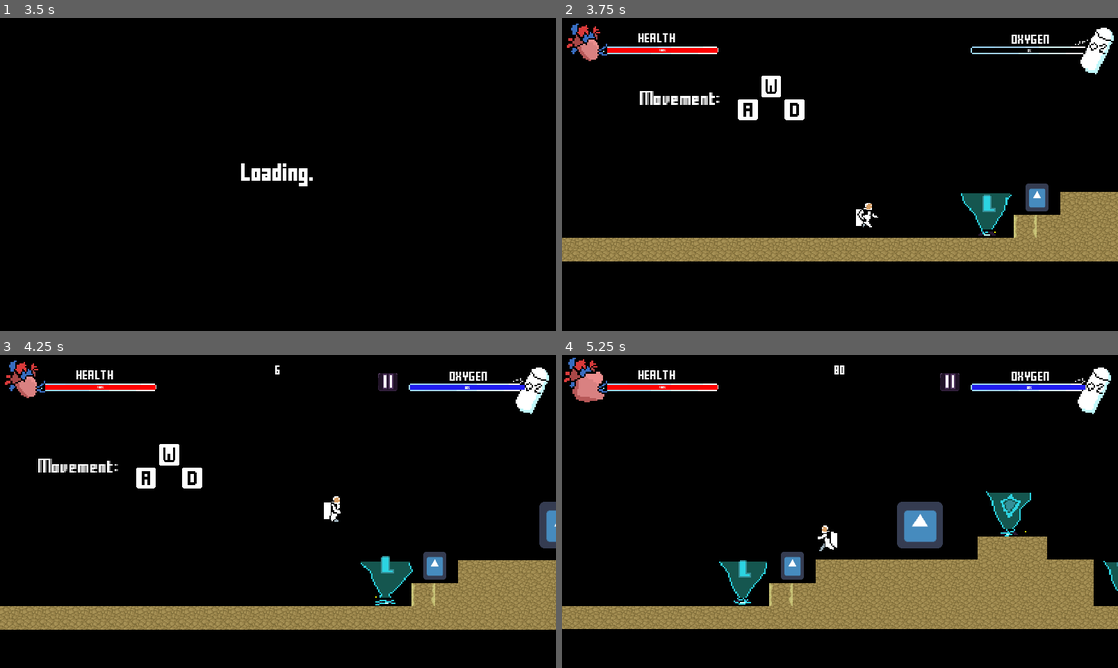
Above: before the commit, frames 1-4 (two rows, left to right).
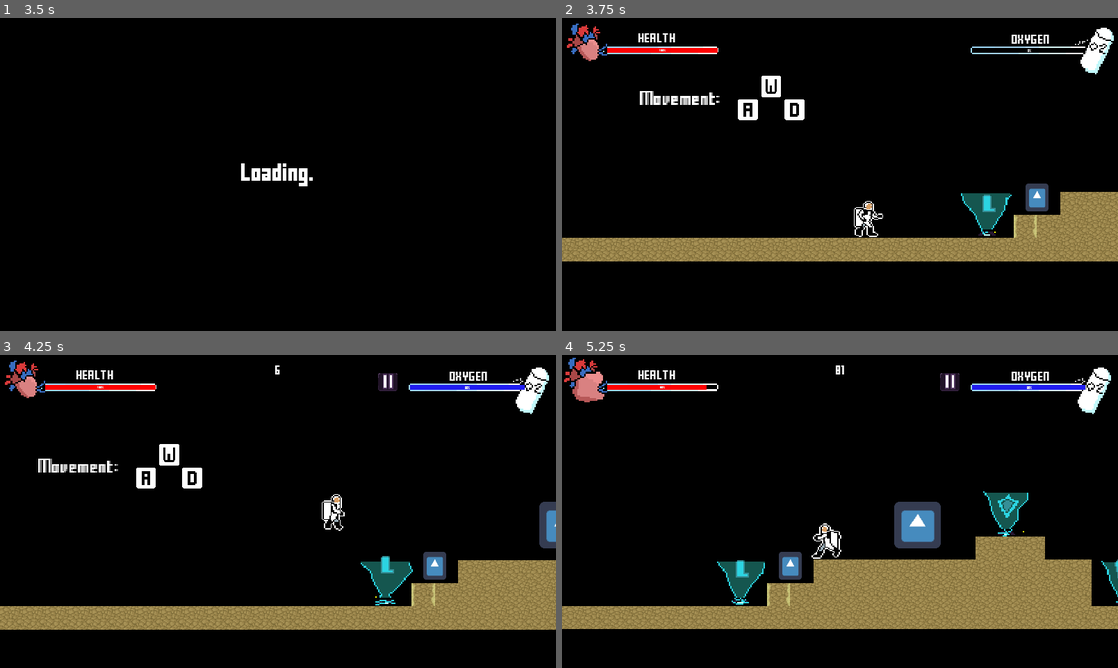
Above: after the commit, the same moments.

Repository: Kreateer/game-off-2020
Game: Godot game, scene res://scenes/Main.tscn
Two runs of this game, one before a commit and one after it. Both use one fixed random seed, a clock stepped at 60 frames per second and the inputs below. The engine's default icon, where the game draws it, is replaced by a stand-in: a white triangle on a blue panel in a dark square.
Inputs (mouse positions are in pixels of both pictures, inside the frame that each line leads up to):
- Up to frame 1 (3.5 s): click (278, 202) at 0.5 s; move the mouse to (400, 158) at 1.27 s; hold D (right) 1.28-2.78 s; click (400, 158) at 1.42 s; tap W (jump) at 1.52, 2.27 s; tap Enter at 2 s; move the mouse to (166, 190) at 2.02 s; move the mouse to (333, 105) at 2.77 s; hold A (left) from 2.78 s (still down)
- Up to frame 2 (3.75 s): tap Space at 3.5 s; move the mouse to (812, 237) at 3.52 s; release A (left) at 3.53 s; hold D (right) from 3.53 s (still down); click (812, 237) at 3.67 s
- Up to frame 3 (4.25 s): keep holding D (right); tap W (jump) at 3.77 s
- Up to frame 4 (5.25 s): move the mouse to (1006, 558) at 4.27 s; tap W (jump) at 4.52 s; move the mouse to (673, 464) at 5.02 s; release D (right) at 5.03 s; hold A (left) from 5.03 s (still down)

Frame 1 is identical in both runs. In frame 2, less than 0.1% of the frame differs, in the area x 52-58%, y 58-70%; in frame 3, less than 0.1%; in frame 4, 7.1%, in the area x 0-100%, y 3-88%.

Commit message:
Add new Player animations

Diff:
--- a/scenes/Player.tscn
+++ b/scenes/Player.tscn
@@ -1,153 +1,191 @@
-[gd_scene load_steps=36 format=2]
+[gd_scene load_steps=47 format=2]
 
 [ext_resource path="res://scripts/Player.gd" type="Script" id=1]
 [ext_resource path="res://assets/art/characters/player/Player_walk_animation.png" type="Texture" id=2]
-[ext_resource path="res://assets/art/characters/player/Player_walk_animationt_left.png" type="Texture" id=3]
-
-[sub_resource type="AtlasTexture" id=18]
+[ext_resource path="res://assets/art/characters/player/LunaRun_Astronaut_Idle_outlined.png" type="Texture" id=3]
+[ext_resource path="res://assets/art/characters/player/LunaRun_Astronaut_WalkCycle_outlined.png" type="Texture" id=4]
+[ext_resource path="res://assets/art/characters/player/LunaRun_Astronaut_WalkCycle_outlined_left.png" type="Texture" id=5]
+
+[sub_resource type="AtlasTexture" id=1]
+atlas = ExtResource( 5 )
+region = Rect2( 0, 0, 64, 64 )
+
+[sub_resource type="AtlasTexture" id=2]
+atlas = ExtResource( 5 )
+region = Rect2( 64, 0, 64, 64 )
+
+[sub_resource type="AtlasTexture" id=3]
+atlas = ExtResource( 5 )
+region = Rect2( 128, 0, 64, 64 )
+
+[sub_resource type="AtlasTexture" id=4]
+atlas = ExtResource( 5 )
+region = Rect2( 192, 0, 64, 64 )
+
+[sub_resource type="AtlasTexture" id=5]
+atlas = ExtResource( 5 )
+region = Rect2( 256, 0, 64, 64 )
+
+[sub_resource type="AtlasTexture" id=6]
+atlas = ExtResource( 5 )
+region = Rect2( 320, 0, 64, 64 )
+
+[sub_resource type="AtlasTexture" id=7]
+atlas = ExtResource( 5 )
+region = Rect2( 384, 0, 64, 64 )
+
+[sub_resource type="AtlasTexture" id=8]
+atlas = ExtResource( 5 )
+region = Rect2( 448, 0, 64, 64 )
+
+[sub_resource type="AtlasTexture" id=9]
+atlas = ExtResource( 5 )
+region = Rect2( 512, 0, 64, 64 )
+
+[sub_resource type="AtlasTexture" id=10]
+atlas = ExtResource( 5 )
+region = Rect2( 576, 0, 64, 64 )
+
+[sub_resource type="AtlasTexture" id=11]
+atlas = ExtResource( 5 )
+region = Rect2( 640, 0, 64, 64 )
+
+[sub_resource type="AtlasTexture" id=12]
+atlas = ExtResource( 5 )
+region = Rect2( 704, 0, 64, 64 )
+
+[sub_resource type="AtlasTexture" id=13]
+atlas = ExtResource( 5 )
+region = Rect2( 768, 0, 64, 64 )
+
+[sub_resource type="AtlasTexture" id=14]
+atlas = ExtResource( 5 )
+region = Rect2( 832, 0, 64, 64 )
+
+[sub_resource type="AtlasTexture" id=15]
 atlas = ExtResource( 2 )
 region = Rect2( 640, 0, 64, 64 )
 
+[sub_resource type="AtlasTexture" id=16]
+atlas = ExtResource( 4 )
+region = Rect2( 0, 0, 64, 64 )
+
+[sub_resource type="AtlasTexture" id=17]
+atlas = ExtResource( 4 )
+region = Rect2( 64, 0, 64, 64 )
+
+[sub_resource type="AtlasTexture" id=18]
+atlas = ExtResource( 4 )
+region = Rect2( 128, 0, 64, 64 )
+
 [sub_resource type="AtlasTexture" id=19]
+atlas = ExtResource( 4 )
+region = Rect2( 192, 0, 64, 64 )
+
+[sub_resource type="AtlasTexture" id=20]
+atlas = ExtResource( 4 )
+region = Rect2( 256, 0, 64, 64 )
+
+[sub_resource type="AtlasTexture" id=21]
+atlas = ExtResource( 4 )
+region = Rect2( 320, 0, 64, 64 )
+
+[sub_resource type="AtlasTexture" id=22]
+atlas = ExtResource( 4 )
+region = Rect2( 384, 0, 64, 64 )
+
+[sub_resource type="AtlasTexture" id=23]
+atlas = ExtResource( 4 )
+region = Rect2( 448, 0, 64, 64 )
+
+[sub_resource type="AtlasTexture" id=24]
+atlas = ExtResource( 4 )
+region = Rect2( 512, 0, 64, 64 )
+
+[sub_resource type="AtlasTexture" id=25]
+atlas = ExtResource( 4 )
+region = Rect2( 576, 0, 64, 64 )
+
+[sub_resource type="AtlasTexture" id=26]
+atlas = ExtResource( 4 )
+region = Rect2( 640, 0, 64, 64 )
+
+[sub_resource type="AtlasTexture" id=27]
+atlas = ExtResource( 4 )
+region = Rect2( 704, 0, 64, 64 )
+
+[sub_resource type="AtlasTexture" id=28]
+atlas = ExtResource( 4 )
+region = Rect2( 768, 0, 64, 64 )
+
+[sub_resource type="AtlasTexture" id=29]
+atlas = ExtResource( 4 )
+region = Rect2( 832, 0, 64, 64 )
+
+[sub_resource type="AtlasTexture" id=30]
 atlas = ExtResource( 3 )
 region = Rect2( 0, 0, 64, 64 )
 
-[sub_resource type="AtlasTexture" id=20]
+[sub_resource type="AtlasTexture" id=31]
 atlas = ExtResource( 3 )
 region = Rect2( 64, 0, 64, 64 )
 
-[sub_resource type="AtlasTexture" id=21]
+[sub_resource type="AtlasTexture" id=32]
 atlas = ExtResource( 3 )
 region = Rect2( 128, 0, 64, 64 )
 
-[sub_resource type="AtlasTexture" id=22]
+[sub_resource type="AtlasTexture" id=33]
 atlas = ExtResource( 3 )
 region = Rect2( 192, 0, 64, 64 )
 
-[sub_resource type="AtlasTexture" id=23]
+[sub_resource type="AtlasTexture" id=34]
 atlas = ExtResource( 3 )
 region = Rect2( 256, 0, 64, 64 )
 
-[sub_resource type="AtlasTexture" id=24]
+[sub_resource type="AtlasTexture" id=35]
 atlas = ExtResource( 3 )
 region = Rect2( 320, 0, 64, 64 )
 
-[sub_resource type="AtlasTexture" id=25]
+[sub_resource type="AtlasTexture" id=36]
 atlas = ExtResource( 3 )
 region = Rect2( 384, 0, 64, 64 )
 
-[sub_resource type="AtlasTexture" id=26]
+[sub_resource type="AtlasTexture" id=37]
 atlas = ExtResource( 3 )
 region = Rect2( 448, 0, 64, 64 )
 
-[sub_resource type="AtlasTexture" id=27]
+[sub_resource type="AtlasTexture" id=38]
 atlas = ExtResource( 3 )
 region = Rect2( 512, 0, 64, 64 )
 
-[sub_resource type="AtlasTexture" id=28]
+[sub_resource type="AtlasTexture" id=39]
 atlas = ExtResource( 3 )
 region = Rect2( 576, 0, 64, 64 )
 
-[sub_resource type="AtlasTexture" id=29]
-atlas = ExtResource( 3 )
-region = Rect2( 640, 0, 64, 64 )
-
-[sub_resource type="AtlasTexture" id=30]
-atlas = ExtResource( 3 )
-region = Rect2( 704, 0, 64, 64 )
-
-[sub_resource type="AtlasTexture" id=31]
-atlas = ExtResource( 3 )
-region = Rect2( 768, 0, 64, 64 )
-
-[sub_resource type="AtlasTexture" id=32]
-atlas = ExtResource( 3 )
-region = Rect2( 832, 0, 64, 64 )
-
-[sub_resource type="AtlasTexture" id=3]
-atlas = ExtResource( 2 )
-region = Rect2( 0, 0, 64, 64 )
-
-[sub_resource type="AtlasTexture" id=4]
-atlas = ExtResource( 2 )
-region = Rect2( 64, 0, 64, 64 )
-
-[sub_resource type="AtlasTexture" id=5]
-atlas = ExtResource( 2 )
-region = Rect2( 128, 0, 64, 64 )
-
-[sub_resource type="AtlasTexture" id=6]
-atlas = ExtResource( 2 )
-region = Rect2( 192, 0, 64, 64 )
-
-[sub_resource type="AtlasTexture" id=7]
-atlas = ExtResource( 2 )
-region = Rect2( 256, 0, 64, 64 )
-
-[sub_resource type="AtlasTexture" id=8]
-atlas = ExtResource( 2 )
-region = Rect2( 320, 0, 64, 64 )
-
-[sub_resource type="AtlasTexture" id=9]
-atlas = ExtResource( 2 )
-region = Rect2( 384, 0, 64, 64 )
-
-[sub_resource type="AtlasTexture" id=10]
-atlas = ExtResource( 2 )
-region = Rect2( 448, 0, 64, 64 )
-
-[sub_resource type="AtlasTexture" id=11]
-atlas = ExtResource( 2 )
-region = Rect2( 512, 0, 64, 64 )
-
-[sub_resource type="AtlasTexture" id=12]
-atlas = ExtResource( 2 )
-region = Rect2( 576, 0, 64, 64 )
-
-[sub_resource type="AtlasTexture" id=13]
-atlas = ExtResource( 2 )
-region = Rect2( 640, 0, 64, 64 )
-
-[sub_resource type="AtlasTexture" id=14]
-atlas = ExtResource( 2 )
-region = Rect2( 704, 0, 64, 64 )
-
-[sub_resource type="AtlasTexture" id=15]
-atlas = ExtResource( 2 )
-region = Rect2( 768, 0, 64, 64 )
-
-[sub_resource type="AtlasTexture" id=16]
-atlas = ExtResource( 2 )
-region = Rect2( 832, 0, 64, 64 )
-
-[sub_resource type="AtlasTexture" id=17]
-atlas = ExtResource( 2 )
-region = Rect2( 512, 0, 64, 64 )
-
-[sub_resource type="SpriteFrames" id=1]
+[sub_resource type="SpriteFrames" id=40]
 animations = [ {
-"frames": [ SubResource( 18 ) ],
+"frames": [ SubResource( 1 ), SubResource( 2 ), SubResource( 3 ), SubResource( 4 ), SubResource( 5 ), SubResource( 6 ), SubResource( 7 ), SubResource( 8 ), SubResource( 9 ), SubResource( 10 ), SubResource( 11 ), SubResource( 12 ), SubResource( 13 ), SubResource( 14 ) ],
+"loop": true,
+"name": "WalkLeft",
+"speed": 12.0
+}, {
+"frames": [ SubResource( 15 ) ],
 "loop": true,
 "name": "Jump",
 "speed": 12.0
 }, {
-"frames": [ SubResource( 19 ), SubResource( 20 ), SubResource( 21 ), SubResource( 22 ), SubResource( 23 ), SubResource( 24 ), SubResource( 25 ), SubResource( 26 ), SubResource( 27 ), SubResource( 28 ), SubResource( 29 ), SubResource( 30 ), SubResource( 31 ), SubResource( 32 ) ],
-"loop": true,
-"name": "WalkLeft",
-"speed": 12.0
-}, {
-"frames": [ SubResource( 3 ), SubResource( 4 ), SubResource( 5 ), SubResource( 6 ), SubResource( 7 ), SubResource( 8 ), SubResource( 9 ), SubResource( 10 ), SubResource( 11 ), SubResource( 12 ), SubResource( 13 ), SubResource( 14 ), SubResource( 15 ), SubResource( 16 ) ],
+"frames": [ SubResource( 16 ), SubResource( 17 ), SubResource( 18 ), SubResource( 19 ), SubResource( 20 ), SubResource( 21 ), SubResource( 22 ), SubResource( 23 ), SubResource( 24 ), SubResource( 25 ), SubResource( 26 ), SubResource( 27 ), SubResource( 28 ), SubResource( 29 ) ],
 "loop": true,
 "name": "WalkRight",
 "speed": 12.0
 }, {
-"frames": [ SubResource( 17 ) ],
+"frames": [ SubResource( 30 ), SubResource( 31 ), SubResource( 32 ), SubResource( 33 ), SubResource( 34 ), SubResource( 35 ), SubResource( 36 ), SubResource( 37 ), SubResource( 38 ), SubResource( 39 ) ],
 "loop": true,
 "name": "Idle",
-"speed": 12.0
+"speed": 5.0
 } ]
 
-[sub_resource type="CapsuleShape2D" id=2]
+[sub_resource type="CapsuleShape2D" id=41]
 radius = 15.864
 height = 27.1392
 
@@ -159,13 +197,14 @@
 
 [node name="Sprite" type="AnimatedSprite" parent="."]
 scale = Vector2( 1.78125, 1.48047 )
-frames = SubResource( 1 )
+frames = SubResource( 40 )
 animation = "Idle"
+frame = 6
 speed_scale = 1.5
 
 [node name="CollisionShape2D" type="CollisionShape2D" parent="."]
-position = Vector2( -2.86396, 4.52297 )
-shape = SubResource( 2 )
+position = Vector2( 0.63604, 4.52297 )
+shape = SubResource( 41 )
 
 [node name="Camera2D" type="Camera2D" parent="."]
 position = Vector2( 0.200989, 2.02002 )
Binary file added: assets/art/characters/player/LunaRun_Astronaut_Idle_outlined.png
Not shown, added: assets/art/characters/player/LunaRun_Astronaut_Idle_outlined.png.import
Binary file added: assets/art/characters/player/LunaRun_Astronaut_WalkCycle_outlined.png
Not shown, added: assets/art/characters/player/LunaRun_Astronaut_WalkCycle_outlined.png.import
Binary file added: assets/art/characters/player/LunaRun_Astronaut_WalkCycle_outlined_left.png
Not shown, added: assets/art/characters/player/LunaRun_Astronaut_WalkCycle_outlined_left.png.import
